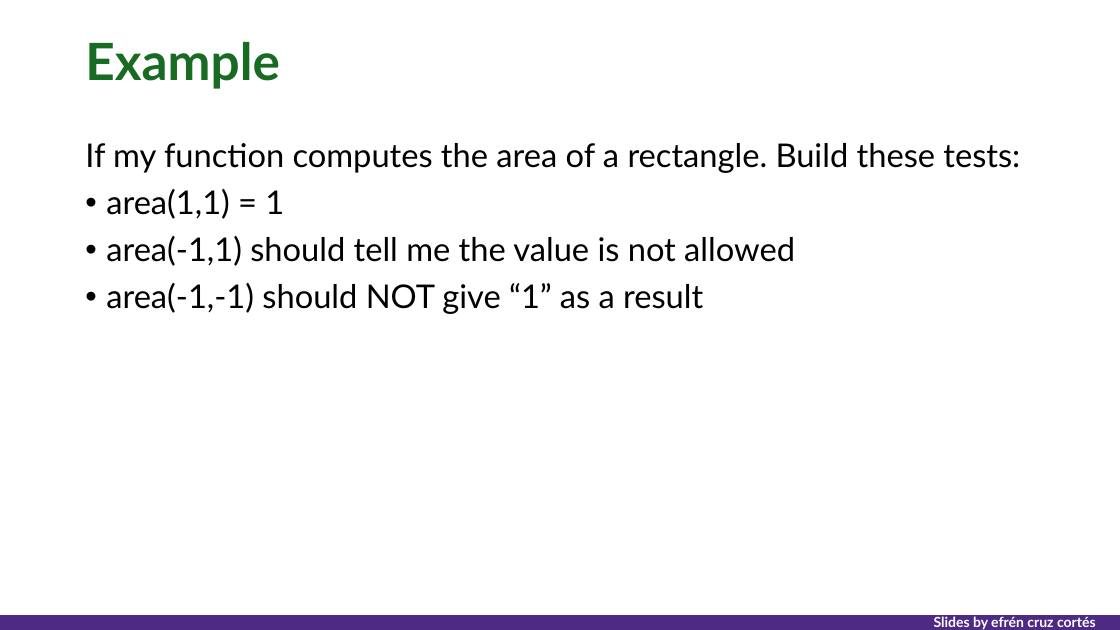
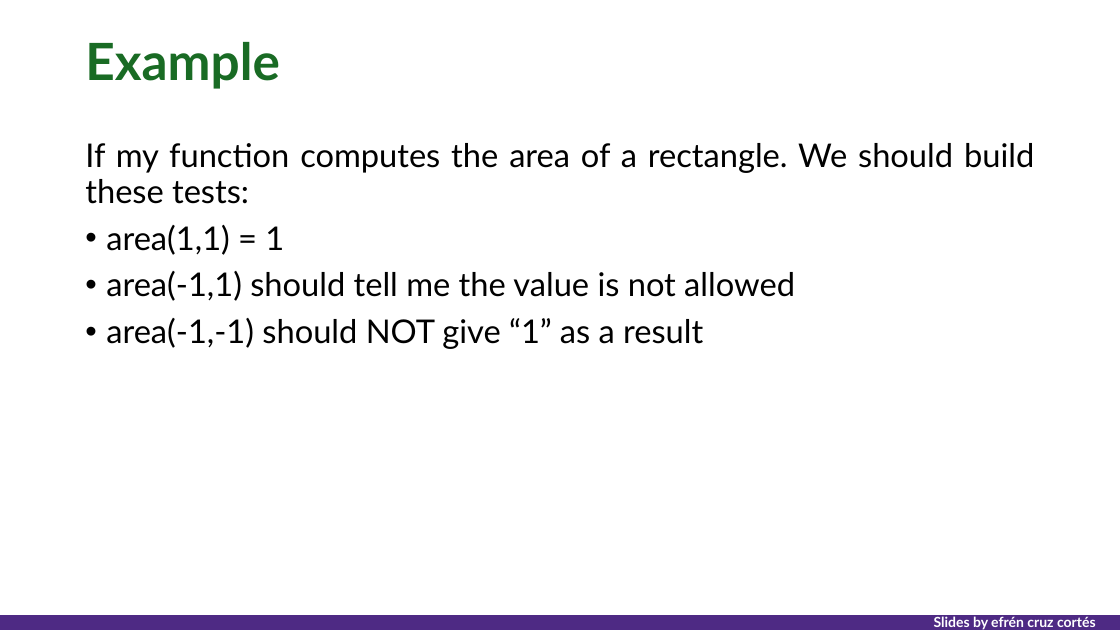
Before and after one commit to nuitrcs/researchers_guide_to_code_organization, a slide deck: slide 44 of researchers_guide_to_code_organization_day_2.pptx. Drawn at 1120x630 pixels with LibreOffice and Linux fonts; fonts in the diff are those of the drawing. Boxes give left, top, right and bottom in pixels: in the first picture for what was removed or moved away, otherwise in the second. Text is boxed around its words. In the diff, an @@ line names an element or a change of style, - is before the commit and + after.

```diff
--- a/researchers_guide_to_code_organization_day_2.pptx
+++ b/researchers_guide_to_code_organization_day_2.pptx
@@ text at <box>85,143,1034,204</box>: text changed @@
-If my function computes the area of a rectangle. Build these tests:
+If my function computes the area of a rectangle. We should build these tests:
```
Also in this commit, not shown: 1 other slide changed, 3 other files.
